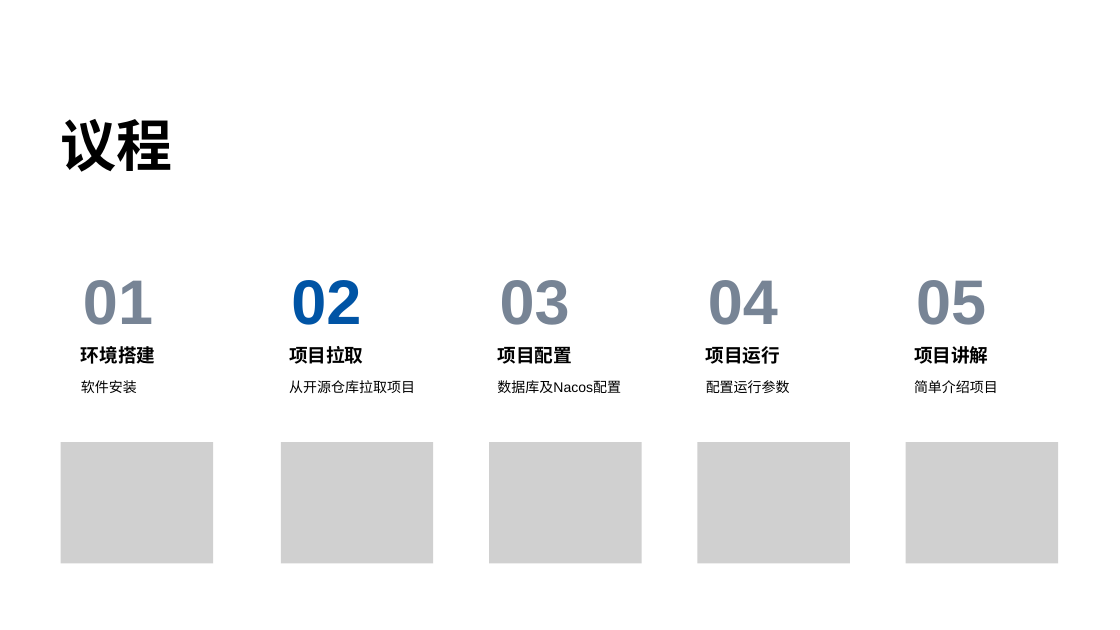
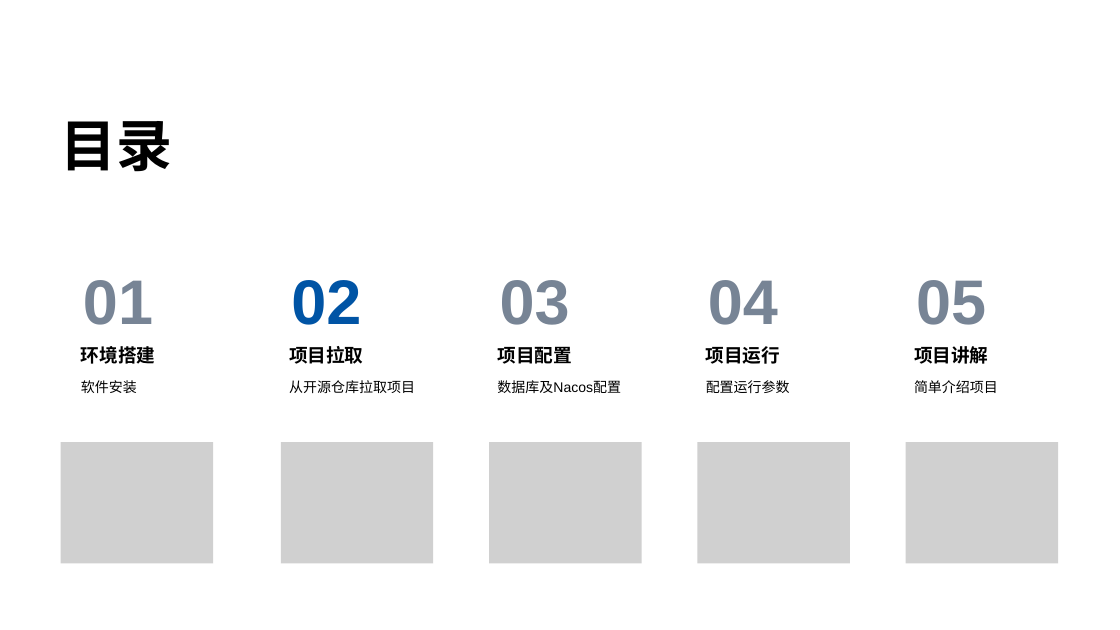
Before and after one commit to KouShenhai/KCloud-Platform-IoT, a slide deck: slide 2 of 老寇云平台-项目运行讲解.pptx. Drawn at 1120x630 pixels with LibreOffice and Linux fonts; fonts in the diff are those of the drawing; grey boxes stand for pictures. Boxes give left, top, right and bottom in pixels: in the first picture for what was removed or moved away, otherwise in the second. Text is boxed around its words. In the diff, an @@ line names an element or a change of style, - is before the commit and + after.

```diff
--- a/老寇云平台-项目运行讲解.pptx
+++ b/老寇云平台-项目运行讲解.pptx
@@ text at [61, 121, 173, 172]: text changed @@
-议程
+目录
```
Also in this commit, not shown: 1 other slide changed.
